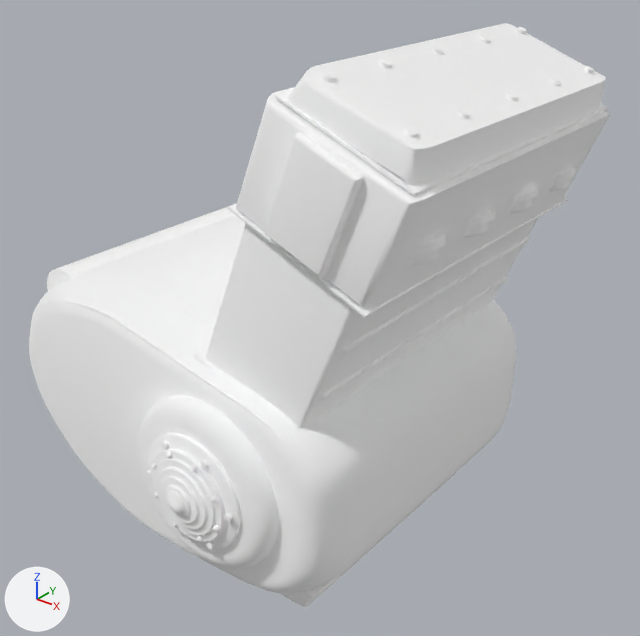
One commit to the glTF model Data/BikesV2/kits/kazeda_chopper__b_covers_target_brass.glb: the scene before it, then after it.
Both versions are drawn from a 50 mm lens placed at (1.378, -0.703, 0.911), pointed at (0.812, 0.003, 0.473). The lights are fixed; the arrows at lower left show +X, +Y and +Z. The older version comes first. Vertices at exactly the same position are counted once.

The scene before the commit, as lines of its bpy script (objects in view):
```python
me_mesh_0 = bpy.data.meshes.new('Mesh_0')
me_mesh_0.from_pydata(...)  # 6284 vertices, 12072 faces; spans x 0.515..1.05, y -0.247..0.24, z 0.215..0.787
me_mesh_0.materials.append(mat_s006)  # white #ffffff
me_mesh_0.materials.append(mat_s007)  # white #ffffff
me_mesh_0.materials.append(mat_s008)  # white #ffffff
me_mesh_0.materials.append(mat_s021)  # white #ffffff
me_mesh_0.materials.append(mat_s022)  # white #ffffff
me_mesh_0.materials.append(mat_s023)  # white #ffffff
me_mesh_0.materials.append(mat_s079)  # white #ffffff
me_mesh_0.materials.append(mat_s091)  # white #ffffff
me_mesh_0.materials.append(mat_s097)  # white #ffffff
me_mesh_0.materials.append(mat_s151)  # white #ffffff
me_mesh_0.materials.append(mat_s152)  # white #ffffff
ob_kazeda_chopper__b_covers_target_brass = bpy.data.objects.new('kazeda_chopper__b_covers_target_brass', me_mesh_0)
ob_kazeda_chopper__b_covers_target_brass.location = (0.0, 0.0, 0.0)
```
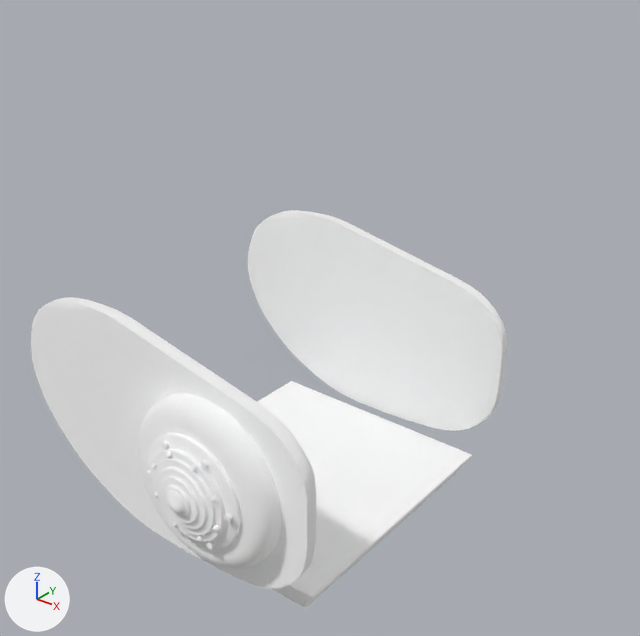
The edits, one by one:
me_mesh_0 is used by ob_kazeda_chopper__b_covers_target_brass; location (0.0, 0.0, 0.0).
me_mesh_0 had 6284 vertices, 12072 faces and spanned x 0.515..1.05, y -0.247..0.24, z 0.215..0.787.
me_mesh_0 now has 3256 vertices, 6296 faces and spans x 0.538..0.957, y -0.247..0.24, z 0.215..0.516.
me_mesh_0 part 1: 81 loose pieces with 3028 vertices, spanning x 0.515..1.05, y -0.2..0.206, z 0.235..0.787, are deleted.
me_mesh_0 no longer uses material mat_s079 (white #ffffff).
me_mesh_0 no longer uses material mat_s097 (white #ffffff).
me_mesh_0 no longer uses material mat_s151 (white #ffffff).
me_mesh_0 no longer uses material mat_s152 (white #ffffff).

Boxes [x1, y1, x2, y2] around the edits, measured in the pictures (640 x 636 px):
'kazeda_chopper__b_covers_target_brass', reshaped (18% narrower, 32% shorter): before [29, 23, 611, 607]; after [31, 210, 507, 607]
part 1 of me_mesh_0, deleted: before [29, 23, 611, 593]
